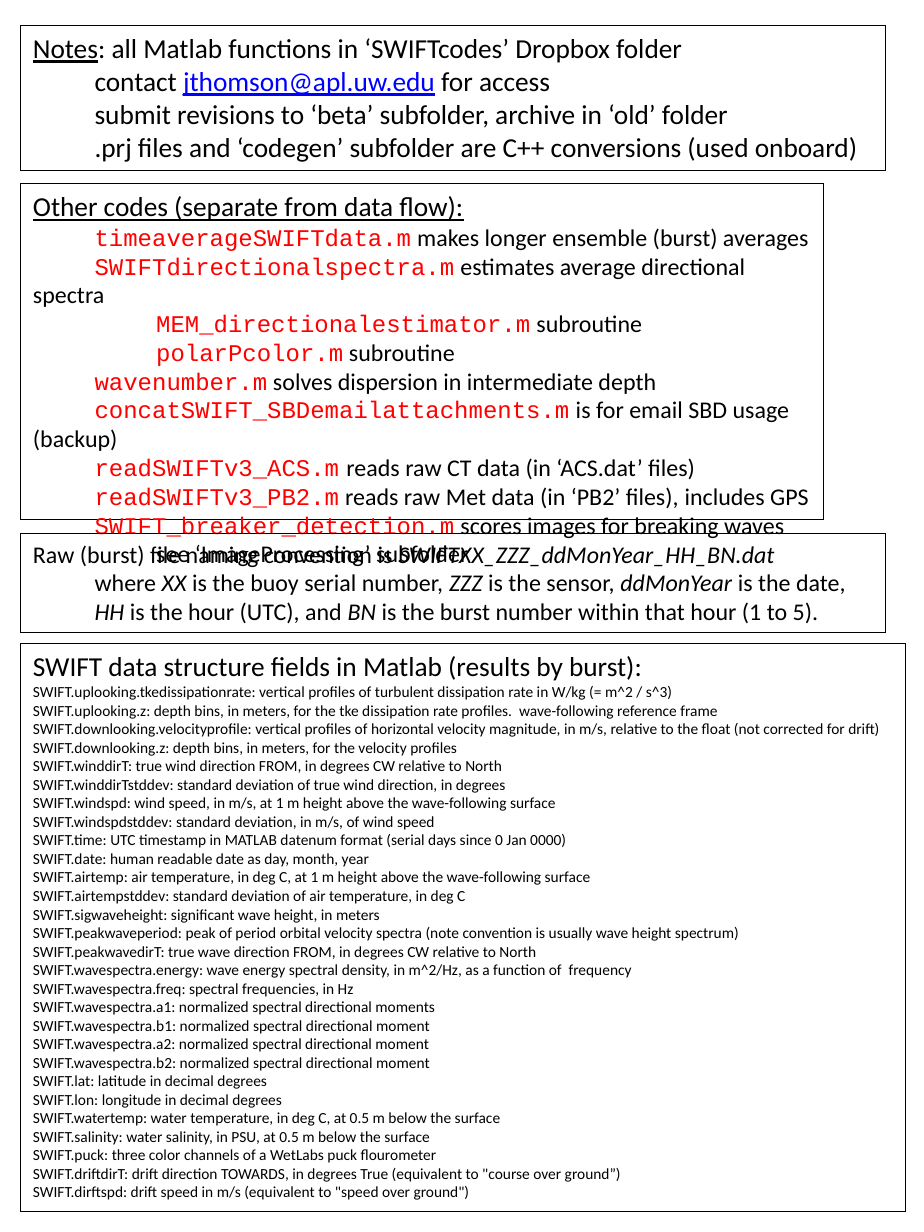
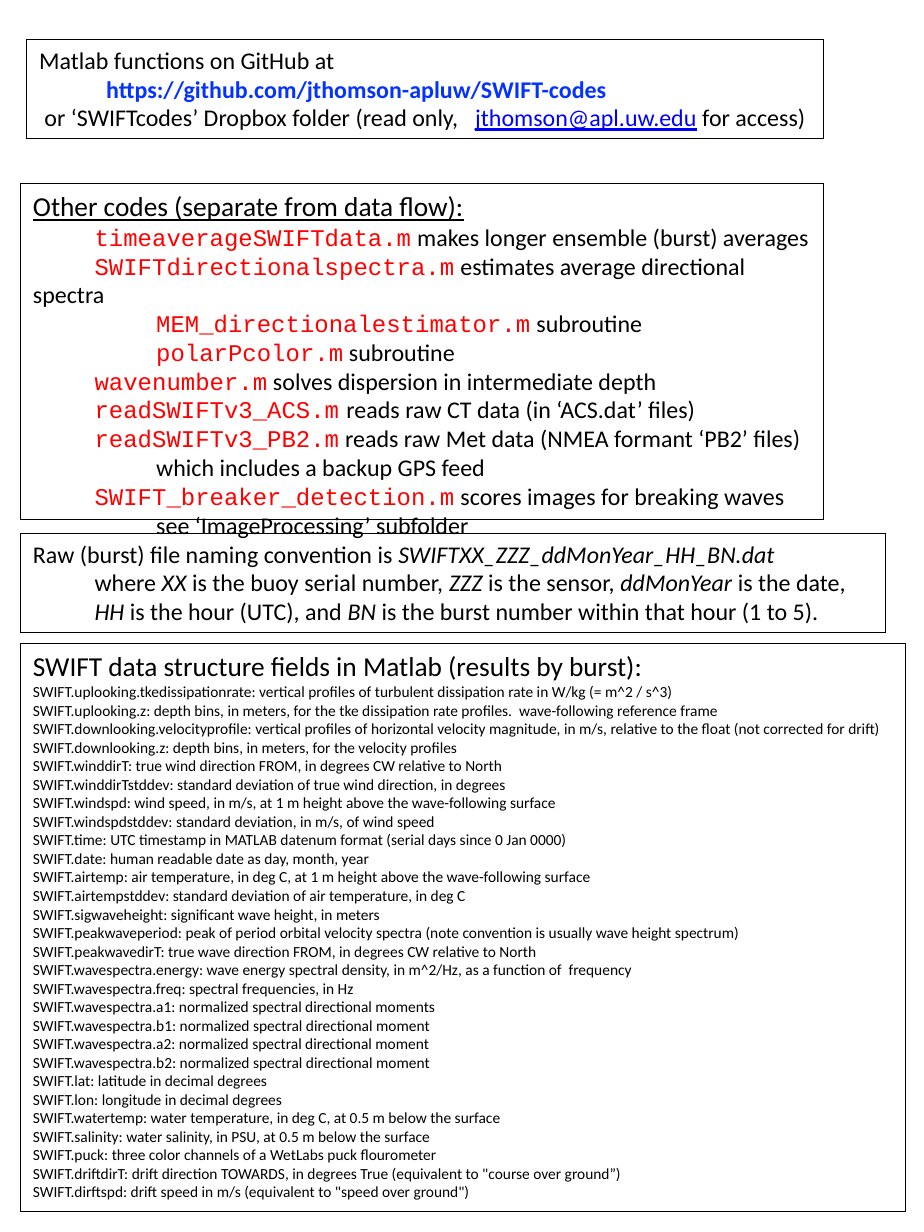
Before and after one commit to SASlabgroup/SWIFT-codes, a slide deck: slide 3 of Documents/SWIFT_dataflow.pptx. Drawn at 924x1232 pixels with LibreOffice and Linux fonts; fonts in the diff are those of the drawing. Boxes give left, top, right and bottom in pixels: in the first picture for what was removed or moved away, otherwise in the second. Text is boxed around its words. In the diff, an @@ line names an element or a change of style, - is before the commit and + after.

Commit message:
update data flow schematic
shows how data flows and what each code does

```diff
--- a/Documents/SWIFT_dataflow.pptx
+++ b/Documents/SWIFT_dataflow.pptx
@@ rectangle "Matlab functions on GitHub at" resized from (x1=21, y1=26, x2=886, y2=171) to (x1=27, y1=39, x2=824, y2=139) @@
@@ text in rectangle at (x1=39, y1=52, x2=805, y2=131): text changed; size 16 to 14 pt @@
-Notes: all Matlab functions in ‘SWIFTcodes’ Dropbox folder
-contact jthomson@apl.uw.edu for access
-submit revisions to ‘beta’ subfolder, archive in ‘old’ folder
-.prj files and ‘codegen’ subfolder are C++ conversions (used onboard)
+Matlab functions on GitHub at
+https://github.com/jthomson-apluw/SWIFT-codes
+or ‘SWIFTcodes’ Dropbox folder (read only, jthomson@apl.uw.edu for access)
@@ text in rectangle at (x1=33, y1=401, x2=789, y2=451): paragraph removed @@
-concatSWIFT_SBDemailattachments.m is for email SBD usage (backup)
@@ text in rectangle at (x1=95, y1=429, x2=800, y2=480): text changed @@
-readSWIFTv3_PB2.m reads raw Met data (in ‘PB2’ files), includes GPS
+readSWIFTv3_PB2.m reads raw Met data (NMEA formant ‘PB2’ files)
+which includes a backup GPS feed
```
Also in this commit, not shown: 2 other slides changed, 1 other file.
